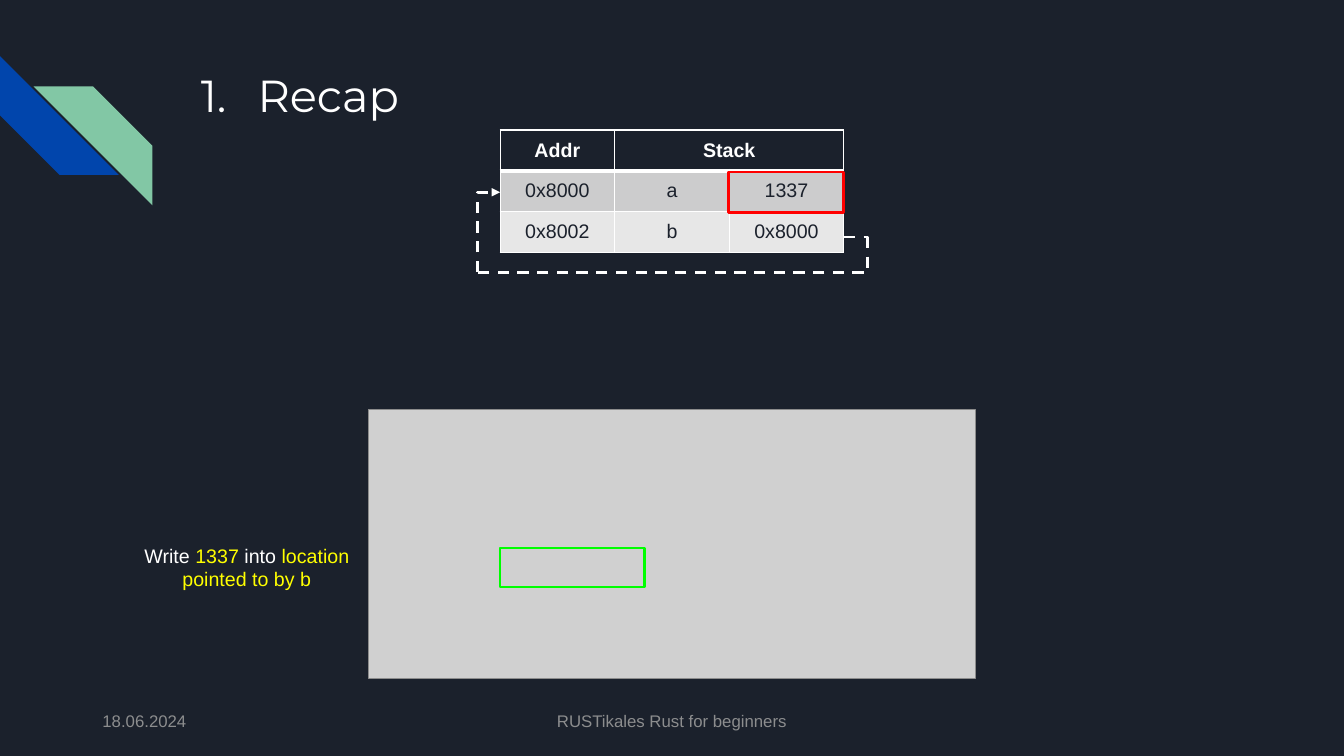
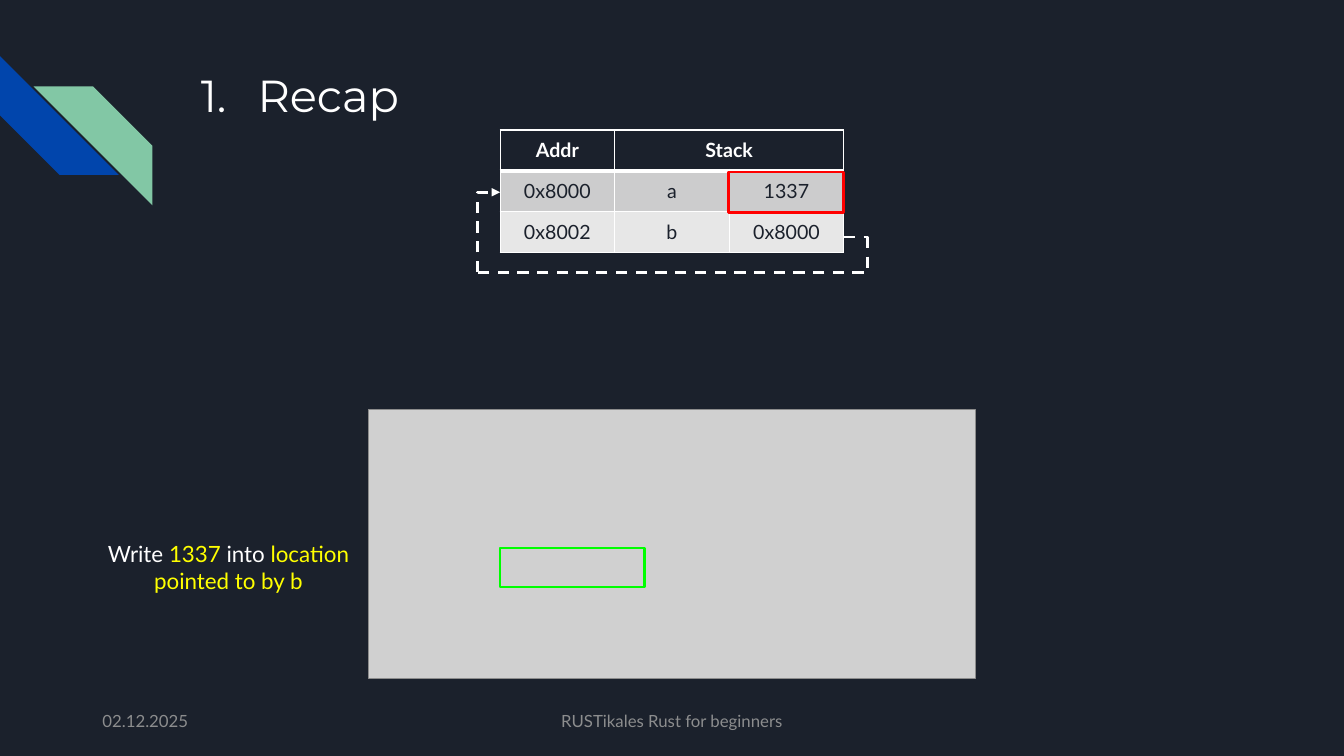
Before and after one commit to pfhaupt/progkurs, a slide deck: slide 38 of rust-beginner/06 - Function declaration/06 - original.pptx (slide 37 before the commit). Drawn at 1344x756 pixels with LibreOffice and Linux fonts; fonts in the diff are those of the drawing; grey boxes stand for pictures. Boxes give left, top, right and bottom in pixels: in the first picture for what was removed or moved away, otherwise in the second. Text is boxed around its words. In the diff, an @@ line names an element or a change of style, - is before the commit and + after.

Commit message:
[R-B-06] Update slides
- Merge R-B-07 into R-B-06
- Add chapter about Floating Point Numbers
- Increase font size
- Unite text font

```diff
--- a/rust-beginner/06 - Function declaration/06 - original.pptx
+++ b/rust-beginner/06 - Function declaration/06 - original.pptx
@@ table at box(500, 130, 845, 254) @@
@@ font Arial to Lato @@
@@ text "Write 1337 into location pointed ...": place and size @@
-text "Write 1337 into location pointed ..." at box(144, 548, 350, 590)
+text "Write 1337 into location pointed ..." at box(108, 545, 349, 593)
@@ text "Write 1337 into location pointed ..." at box(108, 545, 349, 593): size 14 to 16 pt, font Arial to Lato @@
@@ text at box(102, 715, 188, 727): text changed; font Arial to Lato @@
-18.06.2024
+02.12.2025
@@ text "RUSTikales Rust for beginners" at box(561, 715, 782, 730): font Arial to Lato @@
```
Also in this commit, not shown: 109 other slides changed, 86 slides added, 47 slides removed, 2 other files.
